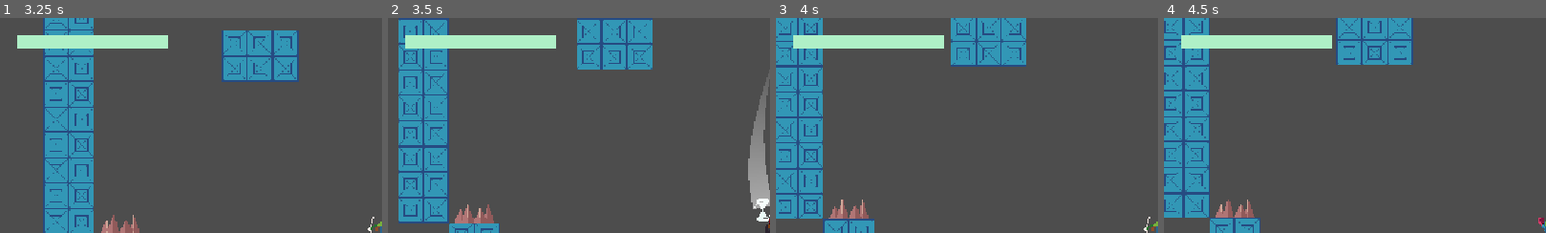
Above: before the commit, frames 1-4 (left to right).
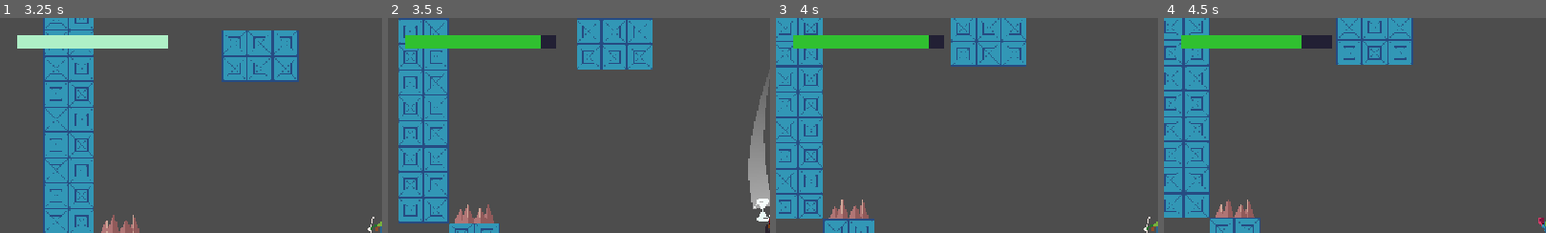
Above: after the commit, the same moments.

Repository: jbradlim08/MindBlade
Game: Godot game, scene res://Scene/level.tscn
The game is run twice, just before and just after one commit, with the same random seed, the same clock (stepped at 60 frames per second) and the same inputs.
Inputs (mouse positions are % of the whole screen's width and height, from its top left):
- Up to frame 1 (3.25 s): tap Enter at 0.5 s; move the mouse to (72, 45) at 0.52 s; hold D (right) 0.53-2.03 s; click (72, 45) at 0.6 s; tap Space (jump) at 0.77, 1.52, 3.02 s; move the mouse to (30, 55) at 1.27 s; tap Middle mouse button (middle-mouse) at 1.35 s; move the mouse to (60, 28) at 2.02 s; hold A (left) 2.03-2.78 s; right-click (60, 28) at 2.1 s; move the mouse to (45, 70) at 2.77 s; hold D (right) from 2.78 s (still down); tap Shift at 2.85 s; click (45, 70) at 2.92 s
- Up to frame 2 (3.5 s): keep holding D (right)
- Up to frame 3 (4 s): keep holding D (right); move the mouse to (49, 46) at 3.52 s; click (49, 46) at 3.6 s; tap Space (jump) at 3.77 s
- Up to frame 4 (4.5 s): move the mouse to (20, 35) at 4.27 s; release D (right) at 4.28 s; hold A (left) from 4.28 s (still down); tap Middle mouse button (middle-mouse) at 4.35 s
The pictures show only the part of the screen within x 0-50%, y 0-50%; the shares and areas given below are measured in that part.

Frame 1 is identical in both runs. In frame 2, 2.5% of the frame differs, in the area x 4-44%, y 8-15%; in frame 3, 2.5%; in frame 4, 2.5%.

Commit message:
Implement player to die when the hp <= 0 with SIgnalManager and local signal in HealthBar to emit global signal if player health is <= 0

Diff:
--- a/character/base_player.gd
+++ b/character/base_player.gd
@@ -42,6 +42,7 @@
 	add_to_group(Constants.PLAYER_GROUP)
 	add_to_group(Constants.PLAYER_HIT_GROUP)
 	anim.animation_finished.connect(_on_animation_finished)
+	SignalManager.on_player_die.connect(die)
 
 #func _unhandled_input(event: InputEvent) -> void:
 	#if event is InputEventMouseButton:
@@ -212,7 +213,7 @@
 	anim.play("hurt")
 
 func die() -> void:
-	pass
+	print('player die')
 
 func has_orbitting_blade() -> bool:
 	for blade in blades:
--- a/enemy/base_enemy.gd
+++ b/enemy/base_enemy.gd
@@ -31,7 +31,6 @@
 	hp -= amount
 	print(hp)
 	if hp <= 0.0:
-		print('die enemy')
 		die()
 
 
--- a/global/signal_manager.gd
+++ b/global/signal_manager.gd
@@ -5,3 +5,4 @@
 signal on_jump_on_air(pos: Vector2)
 signal on_player_hp_change()
 signal on_player_hurt()
+signal on_player_die()
--- a/script/health_bar.gd
+++ b/script/health_bar.gd
@@ -15,6 +15,8 @@
 @export var _position: Vector2 = Vector2.ZERO
 
 var cur_hp: float = 0.0
+
+signal on_creature_die
 
 func _ready() -> void:
 	# assign value here
@@ -39,9 +41,7 @@
 	position = _position
 
 func update_value() -> void:
-	# update the hp value here
 	if cur_hp <= 0:
-		print("died")
-		# died.emit()
+		on_creature_die.emit()
 	value = cur_hp
 	set_color()
--- a/script/player_health_bar.gd
+++ b/script/player_health_bar.gd
@@ -4,8 +4,12 @@
 func _ready() -> void:
 	cur_hp = DataManager.get_player_hp()
 	SignalManager.on_player_hp_change.connect(set_hp)
+	on_creature_die.connect(die)
 	super()
 
-func set_hp(val) -> void:
+func set_hp() -> void:
 	cur_hp = DataManager.get_player_hp()
 	update_value()
+
+func die():
+	SignalManager.on_player_die.emit()
